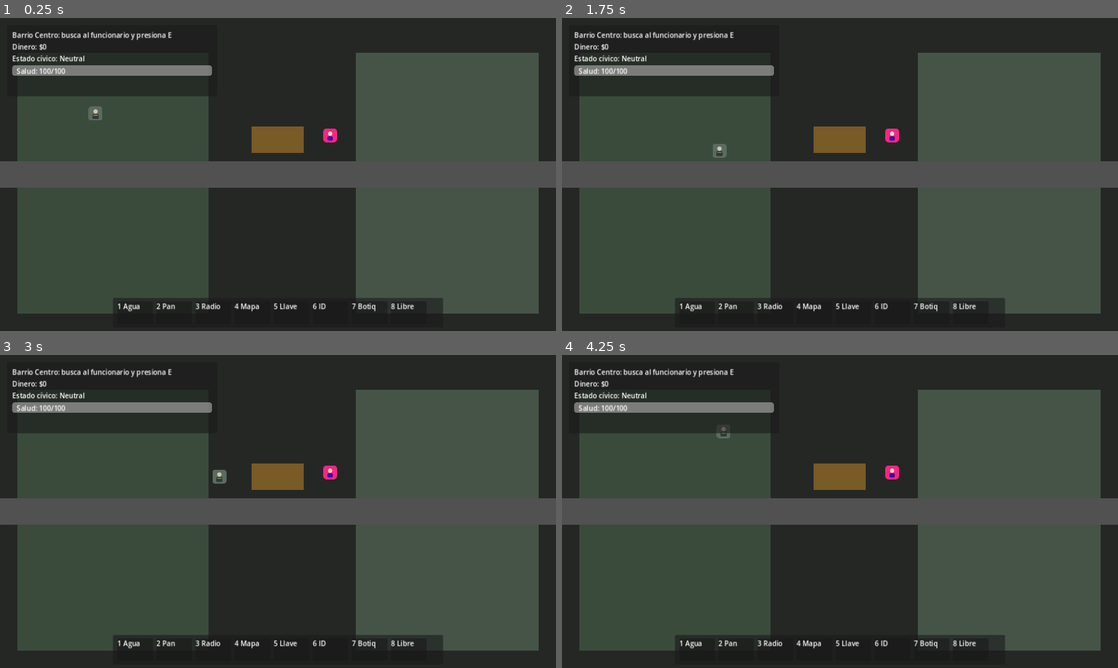
Above: before the commit, frames 1-4 (two rows, left to right).
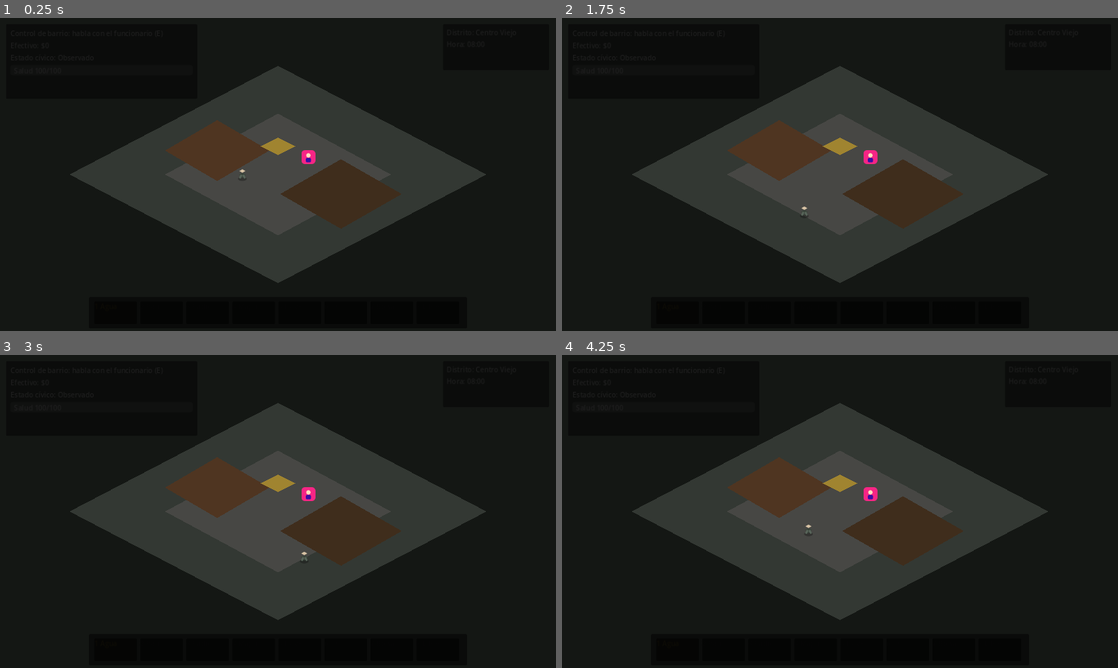
Above: after the commit, the same moments.

Repository: adrianperezchirino0011-ux/adrian
Game: Godot game, scene res://scenes/Main.tscn
Two runs of this game, one before a commit and one after it. Both use one fixed random seed, a clock stepped at 60 frames per second and the inputs below.
Inputs:
- Up to frame 1 (0.25 s): no input
- Up to frame 2 (1.75 s): tap E (interact) at 0.5, 1.25, 1.35 s; hold Right (ui_right) 0.53-1.28 s; tap 0 at 0.6, 1.55 s; hold Down (ui_down) from 1.28 s (still down)
- Up to frame 3 (3 s): tap E (interact) at 2, 2.75 s; release Down (ui_down) at 2.03 s; hold Right (ui_right) 2.03-2.78 s; tap 0 at 2.1, 2.85 s; hold Up (ui_up) from 2.78 s (still down)
- Up to frame 4 (4.25 s): tap E (interact) at 3.5, 3.6 s; release Up (ui_up) at 3.53 s; hold Left (ui_left) from 3.53 s (still down); tap 0 at 3.8 s

The runs differ from the first frame. In frame 1, 62% of the frame differs, in the area x 0-100%, y 2-100%; in frame 2, 62%; in frame 3, 62%; in frame 4, 62%.

Commit message:
feat: restyle scene and HUD toward isometric zomboid-like roleplay

Diff:
--- a/assets/player.svg
+++ b/assets/player.svg
@@ -1,6 +1,7 @@
-<svg xmlns="http://www.w3.org/2000/svg" width="32" height="32" viewBox="0 0 32 32">
-  <rect width="32" height="32" rx="6" fill="#5a6b5f"/>
-  <circle cx="16" cy="11" r="5" fill="#d8c3a5"/>
-  <rect x="9" y="17" width="14" height="11" rx="2" fill="#2f3a32"/>
-  <rect x="11" y="19" width="10" height="2" fill="#7d8f7a"/>
+<svg xmlns="http://www.w3.org/2000/svg" width="48" height="48" viewBox="0 0 48 48">
+  <ellipse cx="24" cy="34" rx="10" ry="5" fill="#000" opacity="0.28"/>
+  <polygon points="24,12 31,16 24,20 17,16" fill="#d8c3a5"/>
+  <polygon points="24,20 32,24 24,33 16,24" fill="#3a443b"/>
+  <polygon points="20,24 24,26 20,34 16,32" fill="#58655a"/>
+  <polygon points="28,24 32,32 28,34 24,26" fill="#58655a"/>
 </svg>
--- a/scenes/HUD.tscn
+++ b/scenes/HUD.tscn
@@ -5,101 +5,126 @@
 [node name="HUD" type="CanvasLayer"]
 script = ExtResource("1_script")
 
-[node name="TopPanel" type="Panel" parent="."]
-offset_left = 16.0
-offset_top = 16.0
-offset_right = 500.0
-offset_bottom = 180.0
+[node name="TopLeftPanel" type="Panel" parent="."]
+offset_left = 14.0
+offset_top = 14.0
+offset_right = 454.0
+offset_bottom = 186.0
+modulate = Color(0.12, 0.12, 0.12, 0.92)
 
-[node name="MarginContainer" type="MarginContainer" parent="TopPanel"]
-offset_left = 12.0
-offset_top = 12.0
-offset_right = 472.0
-offset_bottom = 152.0
+[node name="Margin" type="MarginContainer" parent="TopLeftPanel"]
+offset_left = 10.0
+offset_top = 10.0
+offset_right = 430.0
+offset_bottom = 162.0
 
-[node name="VBoxContainer" type="VBoxContainer" parent="TopPanel/MarginContainer"]
+[node name="VBox" type="VBoxContainer" parent="TopLeftPanel/Margin"]
+theme_override_constants/separation = 5
 
-[node name="InfoLabel" type="Label" parent="TopPanel/MarginContainer/VBoxContainer"]
+[node name="InfoLabel" type="Label" parent="TopLeftPanel/Margin/VBox"]
 text = "Estado"
 
-[node name="MoneyLabel" type="Label" parent="TopPanel/MarginContainer/VBoxContainer"]
-text = "Dinero: $0"
+[node name="MoneyLabel" type="Label" parent="TopLeftPanel/Margin/VBox"]
+text = "Efectivo: $0"
 
-[node name="RegimeLabel" type="Label" parent="TopPanel/MarginContainer/VBoxContainer"]
-text = "Estado cívico: Neutral"
+[node name="RegimeLabel" type="Label" parent="TopLeftPanel/Margin/VBox"]
+text = "Estado cívico: Observado"
 
-[node name="HealthBar" type="ProgressBar" parent="TopPanel/MarginContainer/VBoxContainer"]
-custom_minimum_size = Vector2(420, 24)
+[node name="HealthBar" type="ProgressBar" parent="TopLeftPanel/Margin/VBox"]
+custom_minimum_size = Vector2(390, 24)
 show_percentage = false
 max_value = 100.0
 value = 100.0
 
-[node name="HealthText" type="Label" parent="TopPanel/MarginContainer/VBoxContainer/HealthBar"]
-offset_left = 10.0
+[node name="HealthText" type="Label" parent="TopLeftPanel/Margin/VBox/HealthBar"]
+offset_left = 8.0
 offset_top = 2.0
-offset_right = 170.0
+offset_right = 190.0
 offset_bottom = 22.0
-text = "Salud: 100/100"
+text = "Salud 100/100"
 
-[node name="QuickBarPanel" type="Panel" parent="."]
-offset_left = 260.0
-offset_top = 644.0
-offset_right = 1020.0
-offset_bottom = 712.0
+[node name="TopRightPanel" type="Panel" parent="."]
+offset_left = 1020.0
+offset_top = 14.0
+offset_right = 1264.0
+offset_bottom = 120.0
+modulate = Color(0.12, 0.12, 0.12, 0.92)
 
-[node name="QuickBarMargin" type="MarginContainer" parent="QuickBarPanel"]
-offset_left = 10.0
+[node name="Margin" type="MarginContainer" parent="TopRightPanel"]
+offset_left = 8.0
 offset_top = 8.0
-offset_right = 750.0
-offset_bottom = 60.0
+offset_right = 236.0
+offset_bottom = 98.0
 
-[node name="QuickSlots" type="HBoxContainer" parent="QuickBarPanel/QuickBarMargin"]
+[node name="VBox" type="VBoxContainer" parent="TopRightPanel/Margin"]
+
+[node name="DistrictLabel" type="Label" parent="TopRightPanel/Margin/VBox"]
+text = "Distrito: Centro"
+
+[node name="TimeLabel" type="Label" parent="TopRightPanel/Margin/VBox"]
+text = "Hora: 08:00"
+
+[node name="BottomQuickbar" type="Panel" parent="."]
+offset_left = 205.0
+offset_top = 642.0
+offset_right = 1075.0
+offset_bottom = 714.0
+modulate = Color(0.08, 0.08, 0.08, 0.96)
+
+[node name="Margin" type="MarginContainer" parent="BottomQuickbar"]
+offset_left = 12.0
+offset_top = 10.0
+offset_right = 858.0
+offset_bottom = 62.0
+
+[node name="Slots" type="HBoxContainer" parent="BottomQuickbar/Margin"]
 theme_override_constants/separation = 8
 
-[node name="Slot1" type="Panel" parent="QuickBarPanel/QuickBarMargin/QuickSlots"]
-custom_minimum_size = Vector2(82, 42)
+[node name="Slot1" type="Panel" parent="BottomQuickbar/Margin/Slots"]
+custom_minimum_size = Vector2(98, 44)
+modulate = Color(0.65, 0.55, 0.24, 1)
 
-[node name="Label" type="Label" parent="QuickBarPanel/QuickBarMargin/QuickSlots/Slot1"]
+[node name="Label" type="Label" parent="BottomQuickbar/Margin/Slots/Slot1"]
 text = "1 Agua"
 
-[node name="Slot2" type="Panel" parent="QuickBarPanel/QuickBarMargin/QuickSlots"]
-custom_minimum_size = Vector2(82, 42)
+[node name="Slot2" type="Panel" parent="BottomQuickbar/Margin/Slots"]
+custom_minimum_size = Vector2(98, 44)
 
-[node name="Label" type="Label" parent="QuickBarPanel/QuickBarMargin/QuickSlots/Slot2"]
+[node name="Label" type="Label" parent="BottomQuickbar/Margin/Slots/Slot2"]
 text = "2 Pan"
 
-[node name="Slot3" type="Panel" parent="QuickBarPanel/QuickBarMargin/QuickSlots"]
-custom_minimum_size = Vector2(82, 42)
+[node name="Slot3" type="Panel" parent="BottomQuickbar/Margin/Slots"]
+custom_minimum_size = Vector2(98, 44)
 
-[node name="Label" type="Label" parent="QuickBarPanel/QuickBarMargin/QuickSlots/Slot3"]
+[node name="Label" type="Label" parent="BottomQuickbar/Margin/Slots/Slot3"]
 text = "3 Radio"
 
-[node name="Slot4" type="Panel" parent="QuickBarPanel/QuickBarMargin/QuickSlots"]
-custom_minimum_size = Vector2(82, 42)
+[node name="Slot4" type="Panel" parent="BottomQuickbar/Margin/Slots"]
+custom_minimum_size = Vector2(98, 44)
 
-[node name="Label" type="Label" parent="QuickBarPanel/QuickBarMargin/QuickSlots/Slot4"]
+[node name="Label" type="Label" parent="BottomQuickbar/Margin/Slots/Slot4"]
 text = "4 Mapa"
 
-[node name="Slot5" type="Panel" parent="QuickBarPanel/QuickBarMargin/QuickSlots"]
-custom_minimum_size = Vector2(82, 42)
+[node name="Slot5" type="Panel" parent="BottomQuickbar/Margin/Slots"]
+custom_minimum_size = Vector2(98, 44)
 
-[node name="Label" type="Label" parent="QuickBarPanel/QuickBarMargin/QuickSlots/Slot5"]
+[node name="Label" type="Label" parent="BottomQuickbar/Margin/Slots/Slot5"]
 text = "5 Llave"
 
-[node name="Slot6" type="Panel" parent="QuickBarPanel/QuickBarMargin/QuickSlots"]
-custom_minimum_size = Vector2(82, 42)
+[node name="Slot6" type="Panel" parent="BottomQuickbar/Margin/Slots"]
+custom_minimum_size = Vector2(98, 44)
 
-[node name="Label" type="Label" parent="QuickBarPanel/QuickBarMargin/QuickSlots/Slot6"]
+[node name="Label" type="Label" parent="BottomQuickbar/Margin/Slots/Slot6"]
 text = "6 ID"
 
-[node name="Slot7" type="Panel" parent="QuickBarPanel/QuickBarMargin/QuickSlots"]
-custom_minimum_size = Vector2(82, 42)
+[node name="Slot7" type="Panel" parent="BottomQuickbar/Margin/Slots"]
+custom_minimum_size = Vector2(98, 44)
 
-[node name="Label" type="Label" parent="QuickBarPanel/QuickBarMargin/QuickSlots/Slot7"]
-text = "7 Botiq"
+[node name="Label" type="Label" parent="BottomQuickbar/Margin/Slots/Slot7"]
+text = "7 Bolsa"
 
-[node name="Slot8" type="Panel" parent="QuickBarPanel/QuickBarMargin/QuickSlots"]
-custom_minimum_size = Vector2(82, 42)
+[node name="Slot8" type="Panel" parent="BottomQuickbar/Margin/Slots"]
+custom_minimum_size = Vector2(98, 44)
 
-[node name="Label" type="Label" parent="QuickBarPanel/QuickBarMargin/QuickSlots/Slot8"]
+[node name="Label" type="Label" parent="BottomQuickbar/Margin/Slots/Slot8"]
 text = "8 Libre"
--- a/scenes/Main.tscn
+++ b/scenes/Main.tscn
@@ -6,7 +6,7 @@
 [ext_resource type="Script" path="res://scripts/main.gd" id="4_script"]
 
 [sub_resource type="RectangleShape2D" id="RectangleShape2D_1"]
-size = Vector2(1280, 60)
+size = Vector2(140, 60)
 
 [node name="Main" type="Node2D"]
 script = ExtResource("4_script")
@@ -14,46 +14,45 @@
 [node name="Background" type="ColorRect" parent="."]
 offset_right = 1280.0
 offset_bottom = 720.0
-color = Color(0.145098, 0.152941, 0.145098, 1)
+color = Color(0.08, 0.09, 0.08, 1)
 
-[node name="DistrictA" type="ColorRect" parent="."]
-offset_left = 40.0
-offset_top = 80.0
-offset_right = 480.0
-offset_bottom = 680.0
-color = Color(0.227451, 0.294118, 0.235294, 1)
+[node name="World" type="Node2D" parent="."]
 
-[node name="DistrictB" type="ColorRect" parent="."]
-offset_left = 820.0
-offset_top = 80.0
-offset_right = 1240.0
-offset_bottom = 680.0
-color = Color(0.27451, 0.329412, 0.282353, 1)
+[node name="GroundDiamond" type="Polygon2D" parent="World"]
+position = Vector2(640, 360)
+polygon = PackedVector2Array(-480, 0, 0, -250, 480, 0, 0, 250)
+color = Color(0.2, 0.22, 0.2, 1)
 
-[node name="Road" type="StaticBody2D" parent="."]
+[node name="StreetDiamond" type="Polygon2D" parent="World"]
+position = Vector2(640, 360)
+polygon = PackedVector2Array(-260, 0, 0, -140, 260, 0, 0, 140)
+color = Color(0.28, 0.28, 0.27, 1)
+
+[node name="BlockA" type="Polygon2D" parent="World"]
+position = Vector2(500, 305)
+polygon = PackedVector2Array(-120, 0, 0, -70, 120, 0, 0, 70)
+color = Color(0.31, 0.21, 0.13, 1)
+
+[node name="BlockB" type="Polygon2D" parent="World"]
+position = Vector2(785, 405)
+polygon = PackedVector2Array(-140, 0, 0, -80, 140, 0, 0, 80)
+color = Color(0.25, 0.18, 0.11, 1)
+
+[node name="Checkpoint" type="Polygon2D" parent="World"]
+position = Vector2(640, 295)
+polygon = PackedVector2Array(-40, 0, 0, -20, 40, 0, 0, 20)
+color = Color(0.63, 0.52, 0.19, 1)
+
+[node name="RoadCollider" type="StaticBody2D" parent="World"]
 position = Vector2(640, 360)
 
-[node name="RoadCollision" type="CollisionShape2D" parent="Road"]
+[node name="CollisionShape2D" type="CollisionShape2D" parent="World/RoadCollider"]
 shape = SubResource("RectangleShape2D_1")
 
-[node name="RoadVisual" type="ColorRect" parent="."]
-offset_left = 0.0
-offset_top = 330.0
-offset_right = 1280.0
-offset_bottom = 390.0
-color = Color(0.317647, 0.317647, 0.317647, 1)
-
-[node name="Checkpoint" type="ColorRect" parent="."]
-offset_left = 580.0
-offset_top = 250.0
-offset_right = 700.0
-offset_bottom = 310.0
-color = Color(0.470588, 0.356863, 0.14902, 1)
-
 [node name="Player" parent="." instance=ExtResource("1_player")]
-position = Vector2(220, 220)
+position = Vector2(560, 360)
 
 [node name="NPC" parent="." instance=ExtResource("2_npc")]
-position = Vector2(760, 270)
+position = Vector2(710, 320)
 
 [node name="HUD" parent="." instance=ExtResource("3_hud")]
--- a/scripts/hud.gd
+++ b/scripts/hud.gd
@@ -1,20 +1,47 @@
 extends CanvasLayer
 
-@onready var info_label: Label = $TopPanel/MarginContainer/VBoxContainer/InfoLabel
-@onready var money_label: Label = $TopPanel/MarginContainer/VBoxContainer/MoneyLabel
-@onready var regime_label: Label = $TopPanel/MarginContainer/VBoxContainer/RegimeLabel
-@onready var health_bar: ProgressBar = $TopPanel/MarginContainer/VBoxContainer/HealthBar
+@onready var info_label: Label = $TopLeftPanel/Margin/VBox/InfoLabel
+@onready var money_label: Label = $TopLeftPanel/Margin/VBox/MoneyLabel
+@onready var regime_label: Label = $TopLeftPanel/Margin/VBox/RegimeLabel
+@onready var district_label: Label = $TopRightPanel/Margin/VBox/DistrictLabel
+@onready var time_label: Label = $TopRightPanel/Margin/VBox/TimeLabel
+@onready var health_bar: ProgressBar = $TopLeftPanel/Margin/VBox/HealthBar
+@onready var slot_panels: Array[Panel] = [
+	$BottomQuickbar/Margin/Slots/Slot1,
+	$BottomQuickbar/Margin/Slots/Slot2,
+	$BottomQuickbar/Margin/Slots/Slot3,
+	$BottomQuickbar/Margin/Slots/Slot4,
+	$BottomQuickbar/Margin/Slots/Slot5,
+	$BottomQuickbar/Margin/Slots/Slot6,
+	$BottomQuickbar/Margin/Slots/Slot7,
+	$BottomQuickbar/Margin/Slots/Slot8,
+]
+
+func _ready() -> void:
+	highlight_slot(1)
 
 func set_info(text: String) -> void:
 	info_label.text = text
 
 func set_money(value: int) -> void:
-	money_label.text = "Dinero: $%d" % value
+	money_label.text = "Efectivo: $%d" % value
 
 func set_regime_status(text: String) -> void:
 	regime_label.text = text
 
+func set_district(name: String) -> void:
+	district_label.text = "Distrito: %s" % name
+
+func set_clock(hour: int, minute: int) -> void:
+	time_label.text = "Hora: %02d:%02d" % [hour, minute]
+
 func set_health(current: int, max_health: int) -> void:
 	health_bar.max_value = max_health
 	health_bar.value = current
-	health_bar.get_node("HealthText").text = "Salud: %d/%d" % [current, max_health]
+	health_bar.get_node("HealthText").text = "Salud %d/%d" % [current, max_health]
+
+func highlight_slot(slot_index: int) -> void:
+	for i in range(slot_panels.size()):
+		slot_panels[i].modulate = Color(0.24, 0.24, 0.24, 0.95)
+	if slot_index >= 1 and slot_index <= slot_panels.size():
+		slot_panels[slot_index - 1].modulate = Color(0.65, 0.55, 0.24, 1.0)
--- a/scripts/main.gd
+++ b/scripts/main.gd
@@ -6,34 +6,60 @@
 
 var jobs := JobSystem.new()
 var loyalty_points: int = 0
+var in_game_minutes: int = 8 * 60
+var selected_slot: int = 1
 
 func _ready() -> void:
 	add_child(jobs)
 	npc.body_exited.connect(npc._on_body_exited)
 	npc.interacted.connect(_on_npc_interacted)
 	player.health_changed.connect(_on_player_health_changed)
-	hud.set_info("Barrio Centro: busca al funcionario y presiona E")
+	hud.set_info("Control de barrio: habla con el funcionario (E)")
 	hud.set_money(jobs.money)
-	hud.set_regime_status("Estado cívico: Neutral")
+	hud.set_regime_status("Estado cívico: Observado")
+	hud.set_district("Centro Viejo")
 	hud.set_health(player.health, player.max_health)
+	hud.highlight_slot(selected_slot)
+	_update_clock_label()
 
-func _process(_delta: float) -> void:
+func _process(delta: float) -> void:
 	if Input.is_action_just_pressed("interact") and player.get_meta("near_npc", false):
 		var near_npc = player.get_meta("near_npc_ref", null)
 		if near_npc:
 			near_npc.interact()
+	_handle_quickbar_input()
+	advance_time(delta)
+
+func _handle_quickbar_input() -> void:
+	for i in range(1, 9):
+		if Input.is_key_pressed(KEY_0 + i):
+			if selected_slot != i:
+				selected_slot = i
+				hud.highlight_slot(i)
+				hud.set_info("Slot %d equipado" % i)
+
+func advance_time(delta: float) -> void:
+	in_game_minutes += int(delta * 8.0)
+	if in_game_minutes >= 24 * 60:
+		in_game_minutes = 0
+	_update_clock_label()
+
+func _update_clock_label() -> void:
+	var hour := in_game_minutes / 60
+	var minute := in_game_minutes % 60
+	hud.set_clock(hour, minute)
 
 func _on_npc_interacted() -> void:
 	if jobs.current_job == "Desempleado":
-		jobs.take_job("Reparto Estatal")
-		hud.set_info("Trabajo asignado: Reparto Estatal. Cumple tu turno.")
+		jobs.take_job("Distribución Cívica")
+		hud.set_info("Asignado: Distribución Cívica. Entrega raciones.")
 	else:
-		hud.set_info("Turno completado en %s. Cobro aprobado." % jobs.current_job)
-	var total = jobs.payout(65)
-	loyalty_points += 5
-	player.heal(2)
+		hud.set_info("Ronda en %s completada." % jobs.current_job)
+	var total = jobs.payout(70)
+	loyalty_points += 4
+	player.heal(1)
 	hud.set_money(total)
-	hud.set_regime_status("Estado cívico: %d pts lealtad" % loyalty_points)
+	hud.set_regime_status("Estado cívico: %d pts de lealtad" % loyalty_points)
 
 func _on_player_health_changed(current: int, max_health: int) -> void:
 	hud.set_health(current, max_health)
Not shown, changed: README.md
